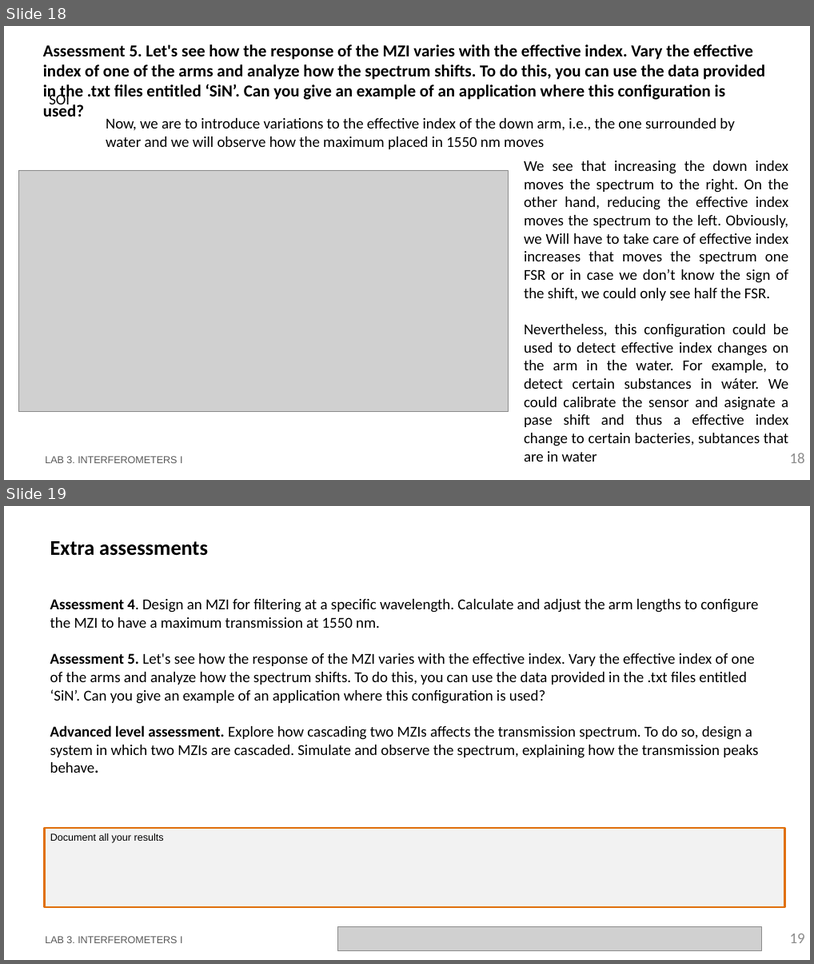
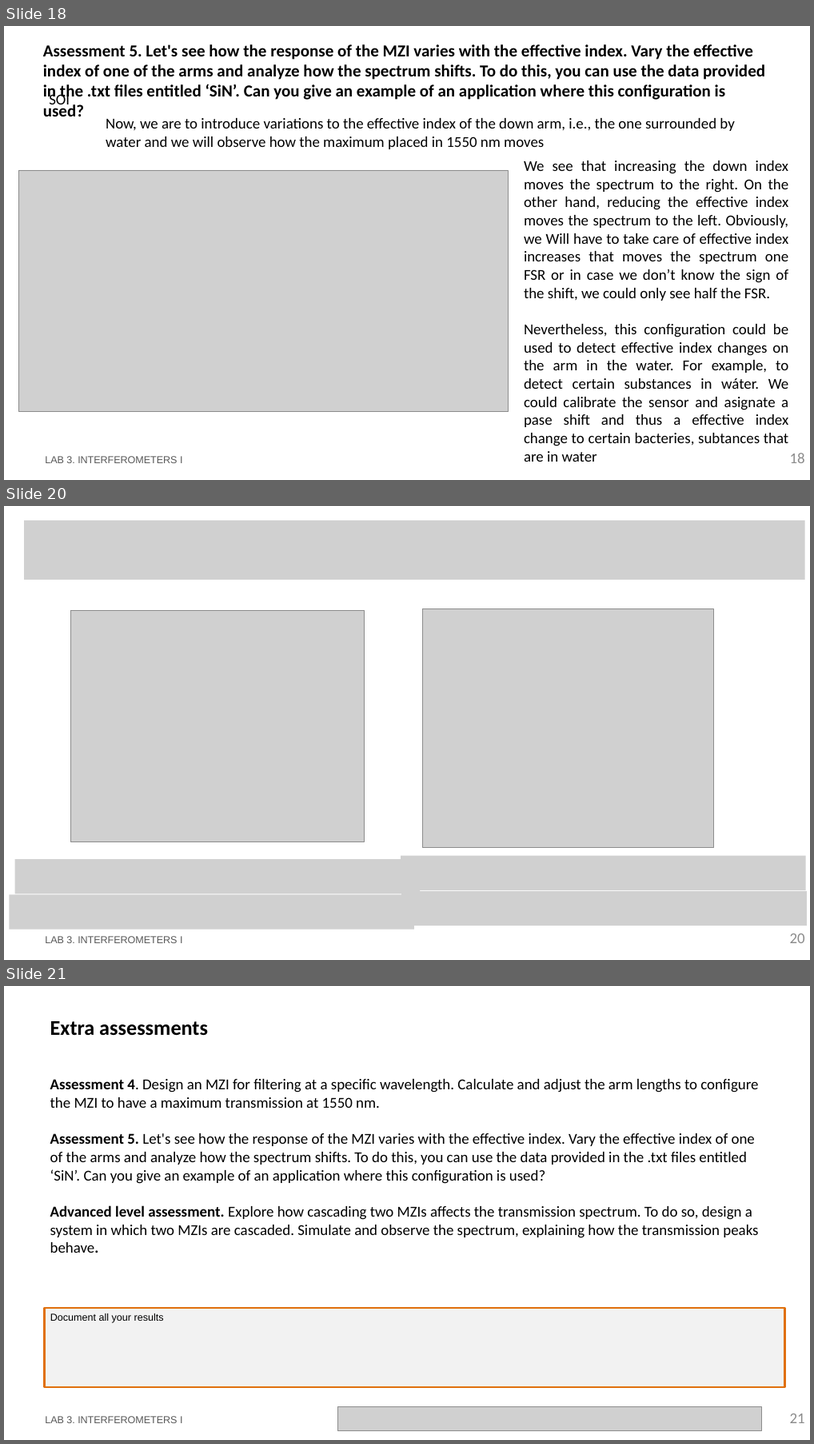
Before and after one commit to DBAEASE/pic-upv-lab3, a slide deck: LabBook_3.pptx. Shown one above the other, each under a label of ours: slides 18 and 19 before the commit, slides 18, 20 and 21 after it; the slides between them are not shown. The pictures are 814x964 and 814x1444 pixels, drawn with LibreOffice and Linux fonts; fonts in the diff are those of the drawing; grey boxes stand for pictures; background and template pictures are left out. Boxes give left, top, right and bottom in pixels: in the first picture for what was removed or moved away, otherwise in the second. Text is boxed around its words. In the diff, an @@ line names an element or a change of style, - is before the commit and + after.

```diff
--- a/LabBook_3.pptx
+++ b/LabBook_3.pptx
@@ slide 20 added at (4, 506, 810, 960), background #FFFFFF @@
@@ picture added at (24, 520, 806, 580) @@
@@ picture added at (70, 610, 365, 841) @@
@@ picture added at (422, 609, 714, 847) @@
@@ picture added at (15, 860, 420, 894) @@
@@ picture added at (401, 856, 806, 890) @@
@@ picture added at (9, 894, 414, 929) @@
@@ picture added at (402, 891, 807, 925) @@
@@ text added at (45, 936, 182, 943), 12 pt, text #585858 @@
+LAB 3. INTERFEROMETERS I
@@ page number added at (790, 933, 806, 943), 18 pt, text #8C8C8C @@
+20
@@ what was slide 19 is now slide 21 @@
@@ page number at (790, 1413, 806, 1423): text changed @@
-19
+21
```
Also in this commit, not shown: 1 other slide added, 1 other file.
